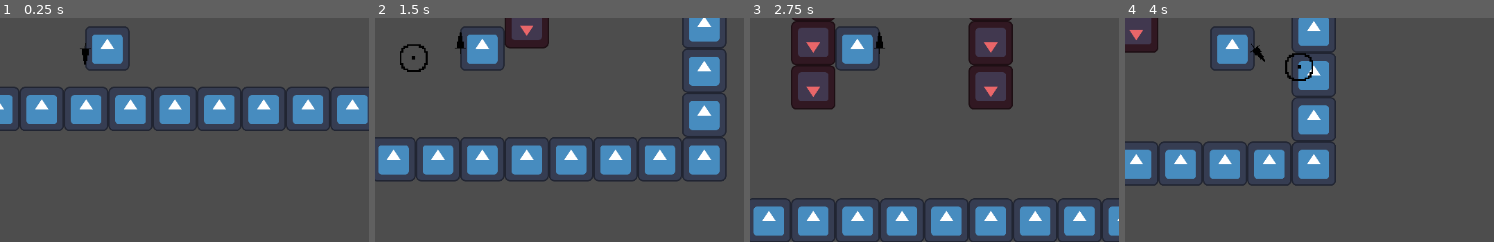
Above: before the commit, frames 1-4 (left to right).
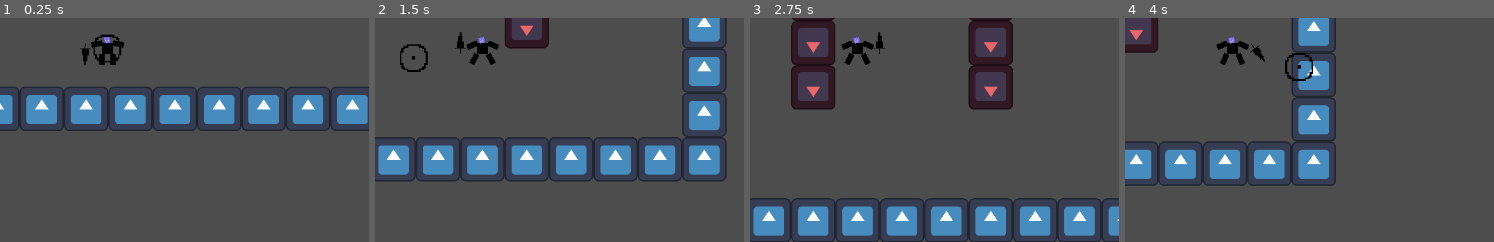
Above: after the commit, the same moments.

Repository: CWmain/ParryPlatformer
Game: Godot game, scene res://levels/test_level.tscn
Two runs of this game, one before a commit and one after it. Both use one fixed random seed, a clock stepped at 60 frames per second and the inputs below. The engine's default icon, where the game draws it, is replaced by a stand-in: a white triangle on a blue panel in a dark square.
Inputs (mouse positions are % of the whole screen's width and height, from its top left):
- Up to frame 1 (0.25 s): no input
- Up to frame 2 (1.5 s): move the mouse to (78, 45) at 0.52 s; hold Right (right) from 0.53 s (still down); click (78, 45) at 0.6 s; tap W (jump) at 0.77 s; move the mouse to (32, 55) at 1.27 s; right-click (32, 55) at 1.35 s
- Up to frame 3 (2.75 s): tap W (jump) at 1.52 s; move the mouse to (65, 28) at 2.02 s; release Right (right) at 2.03 s; hold A (left) from 2.03 s (still down); click (65, 28) at 2.1 s
- Up to frame 4 (4 s): move the mouse to (49, 70) at 2.77 s; release A (left) at 2.78 s; hold Right (right) from 2.78 s (still down); right-click (49, 70) at 2.85 s; tap W (jump) at 3.02, 3.77 s; move the mouse to (86, 65) at 3.52 s; click (86, 65) at 3.6 s
The pictures show only the part of the screen within x 40-89%, y 43-93%; the shares and areas given below are measured in that part.

The runs differ from the first frame. In frame 1, 1.5% of the frame differs, in the area x 23-36%, y 3-24%; in frame 2, 1.5%; in frame 3, 1.5%; in frame 4, 1.5%.

Commit message:
Added a basic template for player/enimy to have body animations. Currently unsure how I will attach weapons

Diff:
--- a/objects/player/player.tscn
+++ b/objects/player/player.tscn
@@ -1,13 +1,17 @@
-[gd_scene load_steps=11 format=3 uid="uid://b4qjpodd7kvoc"]
+[gd_scene load_steps=15 format=3 uid="uid://b4qjpodd7kvoc"]
 
 [ext_resource type="Texture2D" uid="uid://5hnn81diydxj" path="res://icon.svg" id="1_dj2ka"]
 [ext_resource type="Script" path="res://scripts/player.gd" id="1_uusmc"]
 [ext_resource type="PackedScene" uid="uid://brcbjs6gq08tt" path="res://objects/player/grapple_hook.tscn" id="3_olwds"]
 [ext_resource type="PackedScene" uid="uid://n7wy7cpo38pj" path="res://objects/debug/debug_velocity.tscn" id="4_j7fty"]
+[ext_resource type="PackedScene" uid="uid://d2ydpn4hplqxs" path="res://objects/sprite_body_manager.tscn" id="4_uih4t"]
+[ext_resource type="Texture2D" uid="uid://q2ajeden6pnr" path="res://sprites/PlayerBody/BluePHead.png" id="5_5nkli"]
 [ext_resource type="PackedScene" uid="uid://dxvd60q3sgysx" path="res://objects/debug/debug_health.tscn" id="5_2385i"]
+[ext_resource type="Texture2D" uid="uid://dtfgqluau0r0b" path="res://sprites/PlayerBody/PBody.png" id="6_00ivy"]
 [ext_resource type="PackedScene" uid="uid://chhnnhml6anrf" path="res://objects/debug/debug_position.tscn" id="6_pon4x"]
 [ext_resource type="PackedScene" uid="uid://bmod306dnao1" path="res://objects/player/sword.tscn" id="6_ximwp"]
 [ext_resource type="PackedScene" uid="uid://sw65234kjawo" path="res://objects/player/ledge_detection.tscn" id="7_1dgyi"]
+[ext_resource type="Texture2D" uid="uid://ckncqhjkvd5gv" path="res://sprites/PlayerBody/PLimb.png" id="7_vhhyh"]
 
 [sub_resource type="RectangleShape2D" id="RectangleShape2D_kb4k6"]
 size = Vector2(126, 126)
@@ -29,7 +33,16 @@
 shape = SubResource("RectangleShape2D_kb4k6")
 
 [node name="Sprite2D" type="Sprite2D" parent="."]
+visible = false
 texture = ExtResource("1_dj2ka")
+
+[node name="SpriteBodyManager" parent="." instance=ExtResource("4_uih4t")]
+Head = ExtResource("5_5nkli")
+Body = ExtResource("6_00ivy")
+LArm = ExtResource("7_vhhyh")
+RArm = ExtResource("7_vhhyh")
+LLeg = ExtResource("7_vhhyh")
+RLeg = ExtResource("7_vhhyh")
 
 [node name="WallJumpDetection" type="Node2D" parent="."]
 
--- /dev/null
+++ b/objects/sprite_body_manager.tscn
@@ -0,0 +1,121 @@
+[gd_scene load_steps=8 format=3 uid="uid://d2ydpn4hplqxs"]
+
+[ext_resource type="Texture2D" uid="uid://dtfgqluau0r0b" path="res://sprites/PlayerBody/PBody.png" id="1_j4kpc"]
+[ext_resource type="Script" path="res://scripts/sprite_body_manager.gd" id="1_w7nxv"]
+[ext_resource type="Texture2D" uid="uid://bvn1quotqbkhg" path="res://sprites/PlayerBody/PHead.png" id="2_lqlds"]
+[ext_resource type="Texture2D" uid="uid://ckncqhjkvd5gv" path="res://sprites/PlayerBody/PLimb.png" id="3_5oagx"]
+
+[sub_resource type="Animation" id="Animation_vayrj"]
+resource_name = "idle"
+length = 2.0
+loop_mode = 1
+tracks/0/type = "value"
+tracks/0/imported = false
+tracks/0/enabled = true
+tracks/0/path = NodePath("Body/LArm:rotation")
+tracks/0/interp = 1
+tracks/0/loop_wrap = true
+tracks/0/keys = {
+"times": PackedFloat32Array(0, 1, 2),
+"transitions": PackedFloat32Array(1, 1, 1),
+"update": 0,
+"values": [-1.5708, -2.35619, -1.5708]
+}
+tracks/1/type = "value"
+tracks/1/imported = false
+tracks/1/enabled = true
+tracks/1/path = NodePath("Body/Head:rotation")
+tracks/1/interp = 1
+tracks/1/loop_wrap = true
+tracks/1/keys = {
+"times": PackedFloat32Array(0, 1, 2),
+"transitions": PackedFloat32Array(1, 1, 1),
+"update": 0,
+"values": [0.0, -0.523599, 0.0]
+}
+tracks/2/type = "value"
+tracks/2/imported = false
+tracks/2/enabled = true
+tracks/2/path = NodePath("Body/RArm:rotation")
+tracks/2/interp = 1
+tracks/2/loop_wrap = true
+tracks/2/keys = {
+"times": PackedFloat32Array(0, 1, 2),
+"transitions": PackedFloat32Array(1, 1, 1),
+"update": 0,
+"values": [-1.5708, -0.785398, -1.5708]
+}
+
+[sub_resource type="Animation" id="Animation_pn37k"]
+resource_name = "walk"
+length = 0.6
+loop_mode = 1
+tracks/0/type = "value"
+tracks/0/imported = false
+tracks/0/enabled = true
+tracks/0/path = NodePath("Body/LLeg:rotation")
+tracks/0/interp = 1
+tracks/0/loop_wrap = true
+tracks/0/keys = {
+"times": PackedFloat32Array(0, 0.3, 0.6),
+"transitions": PackedFloat32Array(1, 1, 1),
+"update": 0,
+"values": [0.0, -0.523599, 0.0]
+}
+tracks/1/type = "value"
+tracks/1/imported = false
+tracks/1/enabled = true
+tracks/1/path = NodePath("Body/RLeg:rotation")
+tracks/1/interp = 1
+tracks/1/loop_wrap = true
+tracks/1/keys = {
+"times": PackedFloat32Array(0, 0.3, 0.6),
+"transitions": PackedFloat32Array(1, 1, 1),
+"update": 0,
+"values": [0.0, 0.523599, 0.0]
+}
+
+[sub_resource type="AnimationLibrary" id="AnimationLibrary_t3rli"]
+_data = {
+"idle": SubResource("Animation_vayrj"),
+"walk": SubResource("Animation_pn37k")
+}
+
+[node name="SpriteBodyManager" type="Node2D"]
+script = ExtResource("1_w7nxv")
+
+[node name="AnimationPlayer" type="AnimationPlayer" parent="."]
+libraries = {
+"": SubResource("AnimationLibrary_t3rli")
+}
+
+[node name="Body" type="Sprite2D" parent="."]
+texture = ExtResource("1_j4kpc")
+
+[node name="Head" type="Sprite2D" parent="Body"]
+position = Vector2(0, -16)
+rotation = -0.29203
+texture = ExtResource("2_lqlds")
+offset = Vector2(0, -8)
+
+[node name="LArm" type="Sprite2D" parent="Body"]
+position = Vector2(-15, -16)
+rotation = -2.00884
+texture = ExtResource("3_5oagx")
+offset = Vector2(-0.0280602, -15.7627)
+
+[node name="RArm" type="Sprite2D" parent="Body"]
+position = Vector2(16, -16)
+rotation = -1.13275
+texture = ExtResource("3_5oagx")
+offset = Vector2(-0.0280616, 15.9595)
+
+[node name="LLeg" type="Sprite2D" parent="Body"]
+position = Vector2(16, 16)
+texture = ExtResource("3_5oagx")
+offset = Vector2(0, 16)
+
+[node name="RLeg" type="Sprite2D" parent="Body"]
+position = Vector2(-16, 16)
+texture = ExtResource("3_5oagx")
+offset = Vector2(0, 16)
--- a/scripts/player.gd
+++ b/scripts/player.gd
@@ -29,6 +29,7 @@
 @onready var sword = $Sword
 @onready var coyote_time = $coyoteTime
 @onready var ledge_detection = $LedgeDetection
+@onready var ani_player = $SpriteBodyManager.animation_player
 
 # Get the gravity from the project settings to be synced with RigidBody nodes.
 var gravity = ProjectSettings.get_setting("physics/2d/default_gravity")
@@ -108,6 +109,11 @@
 	# Get the input direction and handle the movement/deceleration.
 	# As good practice, you should replace UI actions with custom gameplay actions.
 	var direction = Input.get_axis("left", "right")
+	if direction != 0:
+		ani_player.play("walk")
+	else:
+		ani_player.play("idle")
+
 
 	if is_on_floor():
 		ground_velocity(direction, delta)
--- /dev/null
+++ b/scripts/sprite_body_manager.gd
@@ -0,0 +1,25 @@
+extends Node2D
+
+@export var Head: Texture2D
+@export var Body: Texture2D
+@export var LArm: Texture2D
+@export var RArm: Texture2D
+@export var LLeg: Texture2D
+@export var RLeg: Texture2D
+
+@onready var animation_player = $AnimationPlayer
+
+@onready var body = $Body
+@onready var head = $Body/Head
+@onready var l_arm = $Body/LArm
+@onready var r_arm = $Body/RArm
+@onready var l_leg = $Body/LLeg
+@onready var r_leg = $Body/RLeg
+
+func _ready():
+	body.texture = Body
+	head.texture = Head
+	l_arm.texture = LArm
+	r_arm.texture = RArm
+	l_leg.texture = LLeg
+	r_leg.texture = RLeg
Binary file added: sprites/PlayerBody/BluePHead.png
Not shown, added: sprites/PlayerBody/BluePHead.png.import
Binary file added: sprites/PlayerBody/PBody.png
Not shown, added: sprites/PlayerBody/PBody.png.import
Binary file added: sprites/PlayerBody/PHead.png
Not shown, added: sprites/PlayerBody/PHead.png.import
Binary file added: sprites/PlayerBody/PLimb.png
Not shown, added: sprites/PlayerBody/PLimb.png.import
